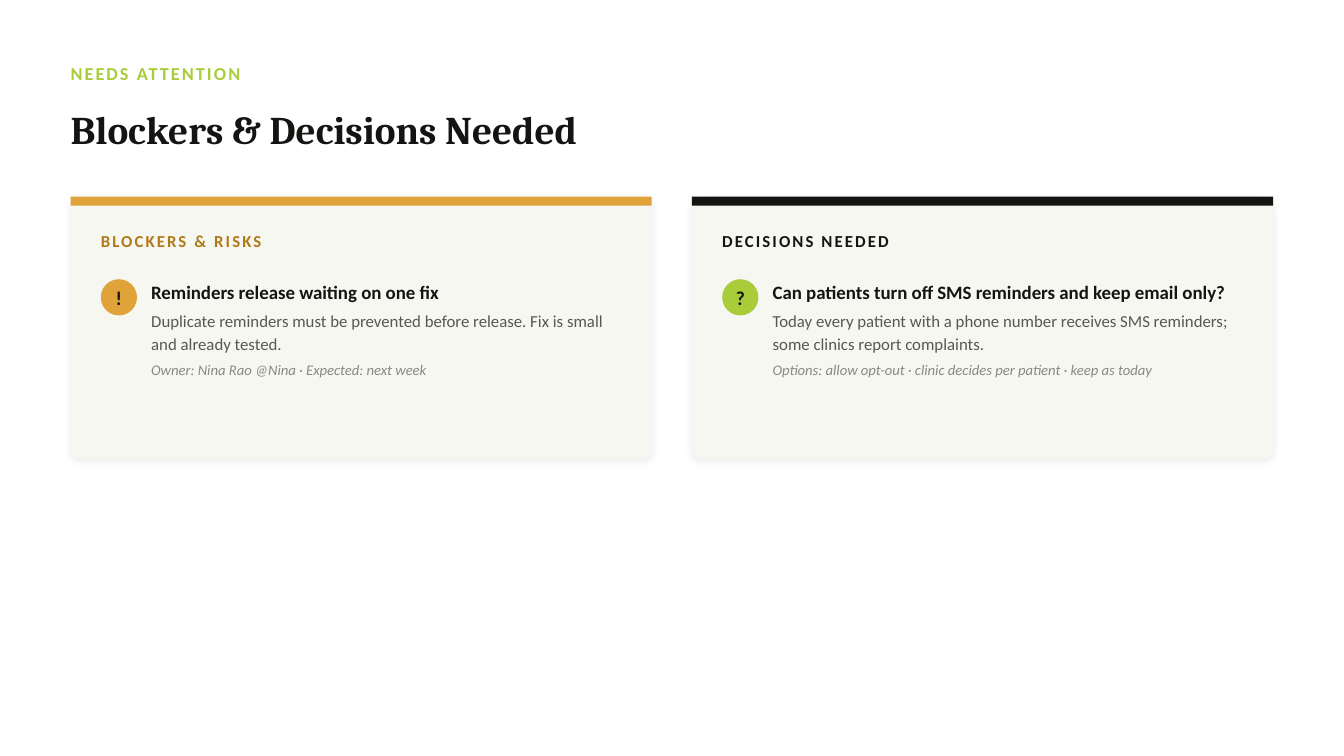
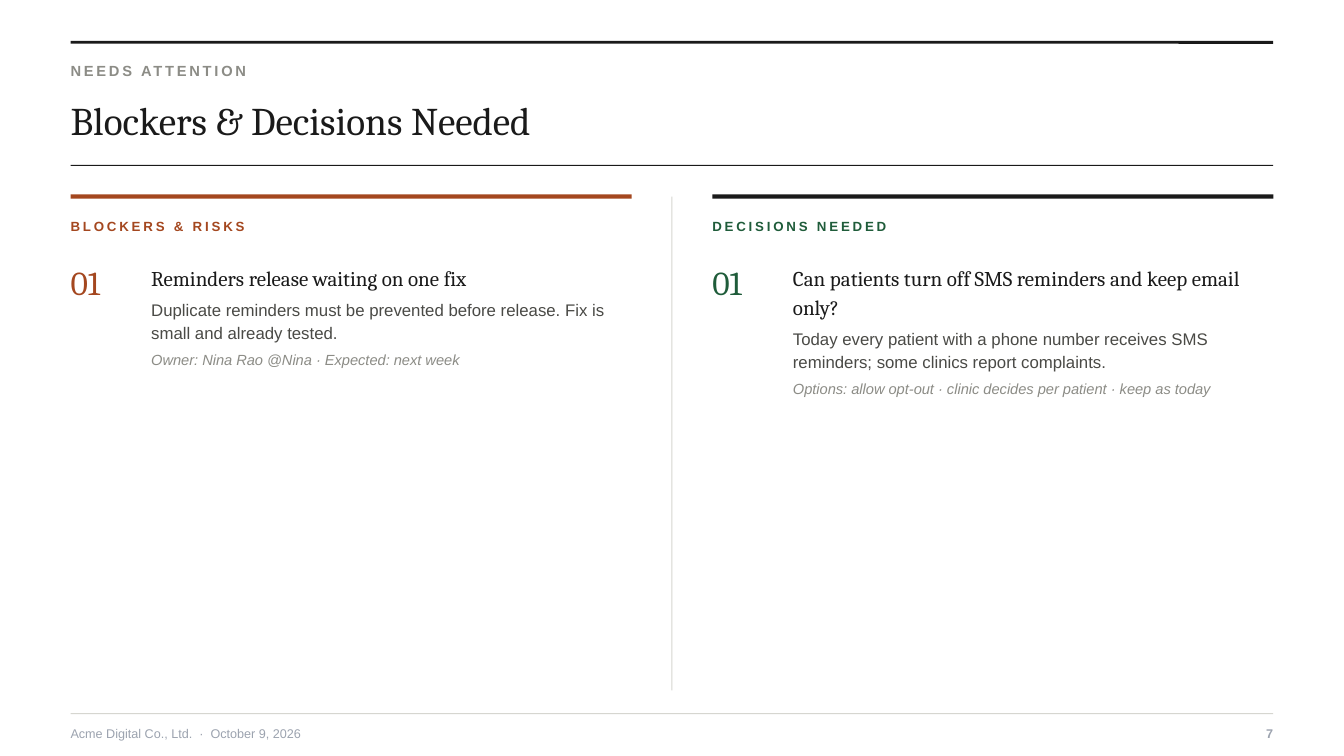
Before and after one commit to Soe-Moe/showship, a slide deck: slide 7 of docs/example-deck.pptx. Drawn at 1344x756 pixels with LibreOffice and Linux fonts; fonts in the diff are those of the drawing. Boxes give left, top, right and bottom in pixels: in the first picture for what was removed or moved away, otherwise in the second. Text is boxed around its words. In the diff, an @@ line names an element or a change of style, - is before the commit and + after.

```diff
--- a/docs/example-deck.pptx
+++ b/docs/example-deck.pptx
@@ text "NEEDS ATTENTION" at bbox=[71, 56, 1270, 85]: size 13 to 10.5 pt, font Calibri to Arial, text colour #A8CC3A to #8C8C86, letter spacing 1.5 to 2 pt @@
@@ line added from (71, 42) to (1273, 42), #1A1A1A 2 pt @@
@@ text "Blockers & Decisions Needed" at bbox=[71, 107, 531, 136]: text colour #141412 to #1A1A1A, bold off @@
@@ line added from (71, 165) to (1273, 165), #1A1A1A 0.75 pt @@
@@ rounded rectangle removed at bbox=[71, 197, 651, 459] @@
@@ rectangle removed at bbox=[71, 197, 651, 206] @@
@@ line added from (71, 197) to (632, 197), #A4471F 3 pt @@
@@ line added from (673, 197) to (673, 691), #D6D6D0 0.75 pt @@
@@ rounded rectangle removed at bbox=[693, 197, 1273, 459] @@
@@ rectangle removed at bbox=[693, 197, 1273, 206] @@
@@ line added from (713, 197) to (1273, 197), #1A1A1A 3 pt @@
@@ text "BLOCKERS & RISKS": place and size @@
-text "BLOCKERS & RISKS" at bbox=[101, 236, 261, 247]
+text "BLOCKERS & RISKS" at bbox=[71, 221, 245, 231]
@@ text "BLOCKERS & RISKS" at bbox=[71, 221, 245, 231]: size 12 to 9.5 pt, font Calibri to Arial, text colour #B07A1A to #A4471F, letter spacing 1.5 to 2 pt @@
@@ text "DECISIONS NEEDED": place and size @@
-text "DECISIONS NEEDED" at bbox=[722, 236, 888, 247]
+text "DECISIONS NEEDED" at bbox=[712, 221, 886, 231]
@@ text "DECISIONS NEEDED" at bbox=[712, 221, 886, 231]: size 12 to 9.5 pt, font Calibri to Arial, text colour #141412 to #1F5C3A, letter spacing 1.5 to 2 pt @@
@@ text "Reminders release waiting on one ...": place and size @@
-text "Reminders release waiting on one ..." at bbox=[151, 285, 603, 378]
+text "Reminders release waiting on one ..." at bbox=[151, 271, 604, 368]
@@ text "Reminders release waiting on one ..." at bbox=[151, 271, 604, 368]: size 13.5 to 15 pt, font Calibri to Cambria, text colour #141412 to #1A1A1A, bold off in "Reminders release waiting on one fix"; font Calibri to Arial in "Duplicate reminders must be prevented before release. ...", "Owner: Nina Rao @Nina · Expected: next ..."; text colour #58584F to #4A4A46 in "Duplicate reminders must be prevented before release. ..."; text colour #8A8A82 to #8C8C86 in "Owner: Nina Rao @Nina · Expected: next ..."; more space between paragraphs @@
@@ text "Can patients turn off SMS ...": place and size @@
-text "Can patients turn off SMS ..." at bbox=[773, 285, 1228, 378]
+text "Can patients turn off SMS ..." at bbox=[793, 271, 1240, 397]
@@ text "Can patients turn off SMS ..." at bbox=[793, 271, 1240, 397]: size 13.5 to 15 pt, font Calibri to Cambria, text colour #141412 to #1A1A1A, bold off in "Can patients turn off SMS reminders and ..."; font Calibri to Arial in "Today every patient with a phone number ...", "Options: allow opt-out · clinic decides per ..."; text colour #58584F to #4A4A46 in "Today every patient with a phone number ..."; text colour #8A8A82 to #8C8C86 in "Options: allow opt-out · clinic decides per ..."; more space between paragraphs @@
@@ text added at bbox=[71, 272, 101, 296], 24 pt, text #A4471F @@
+01
@@ ellipse removed at bbox=[101, 279, 137, 316] @@
@@ text removed at bbox=[101, 279, 137, 316] @@
-!
@@ text added at bbox=[712, 272, 742, 296], 24 pt, text #1F5C3A @@
+01
@@ ellipse removed at bbox=[723, 279, 759, 316] @@
@@ text removed at bbox=[723, 279, 759, 316] @@
-?
@@ line added from (71, 714) to (1273, 714), #D6D6D0 0.75 pt @@
@@ text added at bbox=[71, 729, 301, 741], 9 pt, text #9CA3AF @@
+Acme Digital Co., Ltd. · October 9, 2026
@@ text added at bbox=[1266, 729, 1273, 738], 9 pt, text #9CA3AF, bold @@
+7
```
Also in this commit, not shown: 10 other slides changed, 15 other files.
